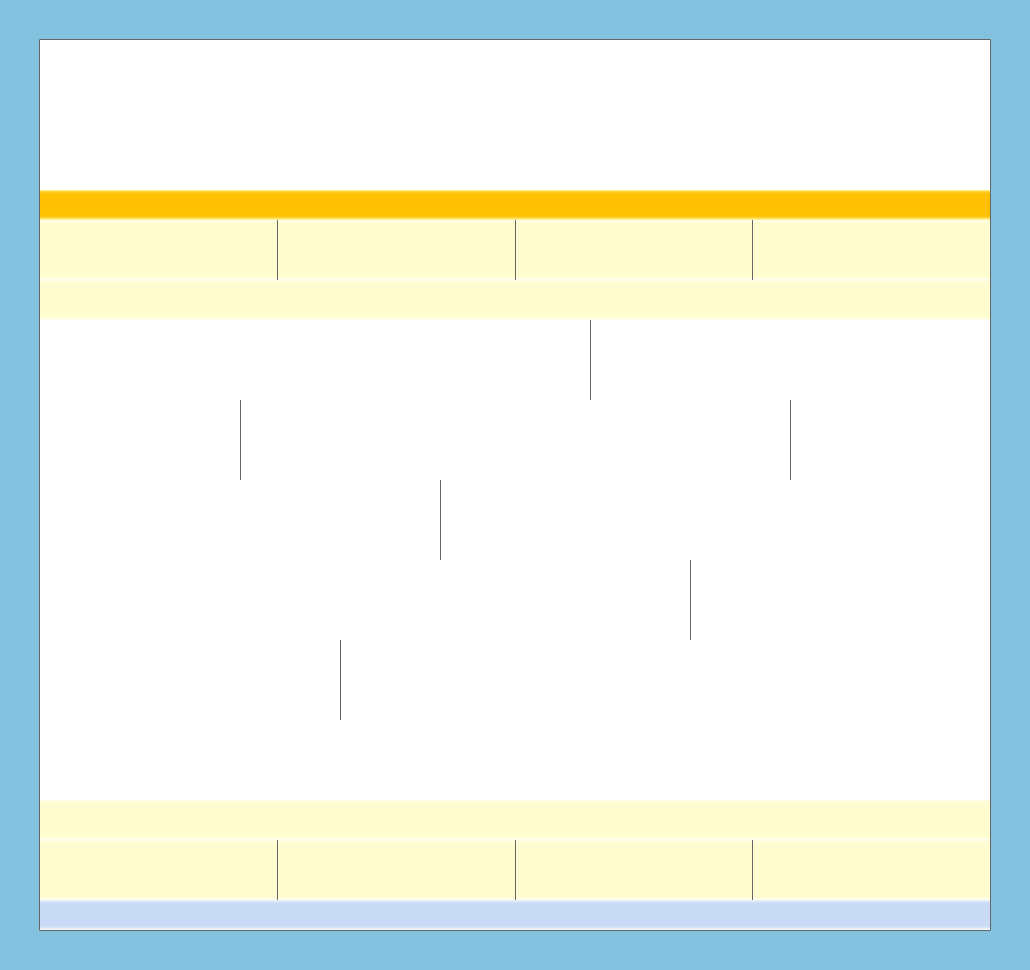
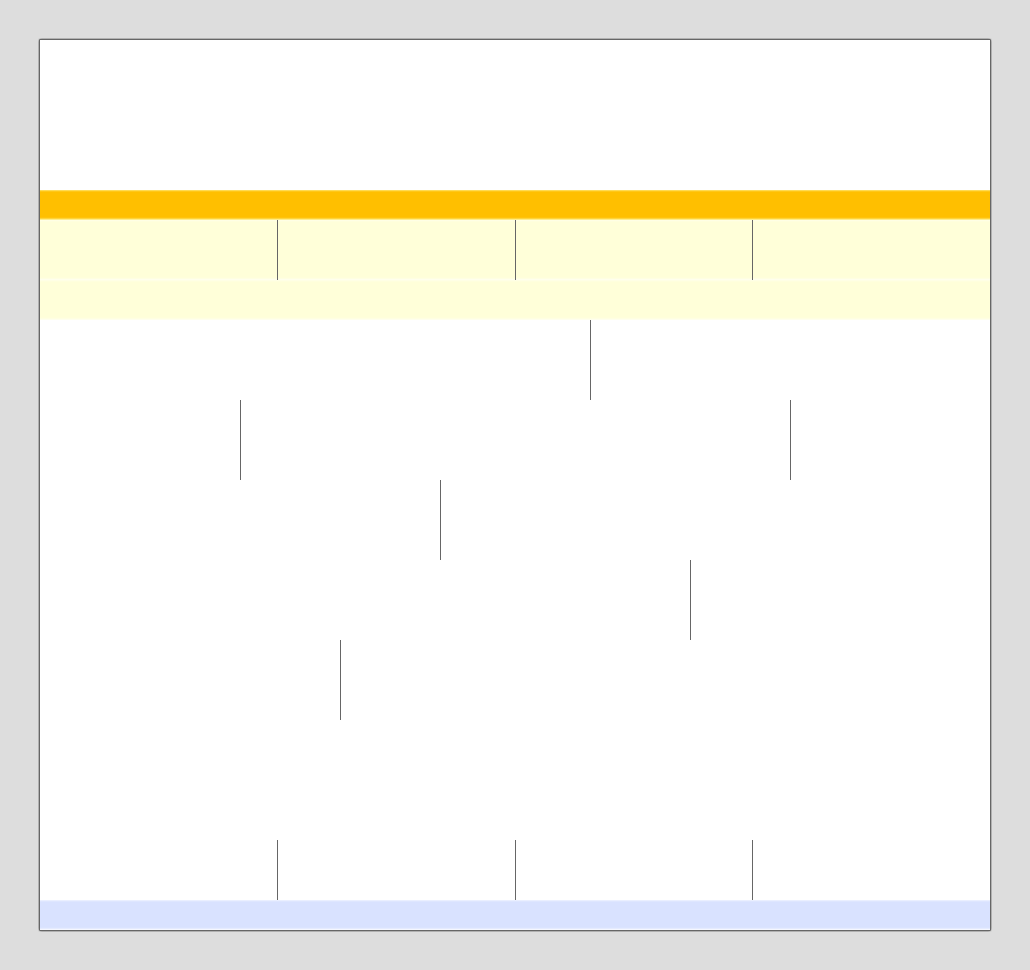
Two versions of the same layered image (1030x970). Layer-by-layer changes:
painted on "navbar" over [left=40, top=190, right=990, bottom=220]
painted on "header boxes" over [left=40, top=222, right=990, bottom=277]
removed layer "footer boxes" over [left=40, top=840, right=990, bottom=900]
painted on "header widget" over [left=40, top=282, right=990, bottom=317]
removed layer "footer widget" over [left=40, top=800, right=990, bottom=840]
moved "footer" above "canvas", painted on it over [left=40, top=900, right=990, bottom=930]
painted on "Background" over [left=0, top=0, right=1030, bottom=970]
